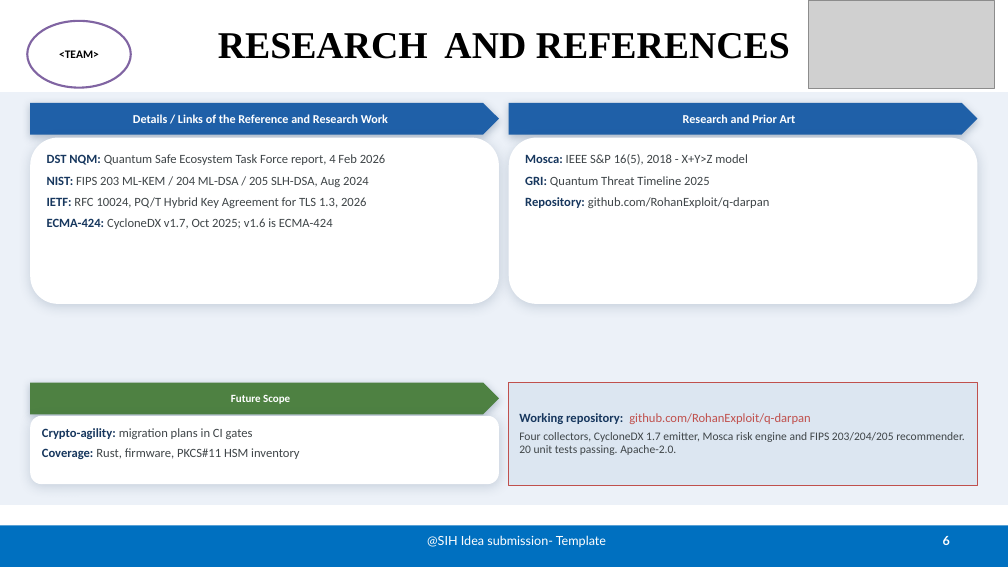
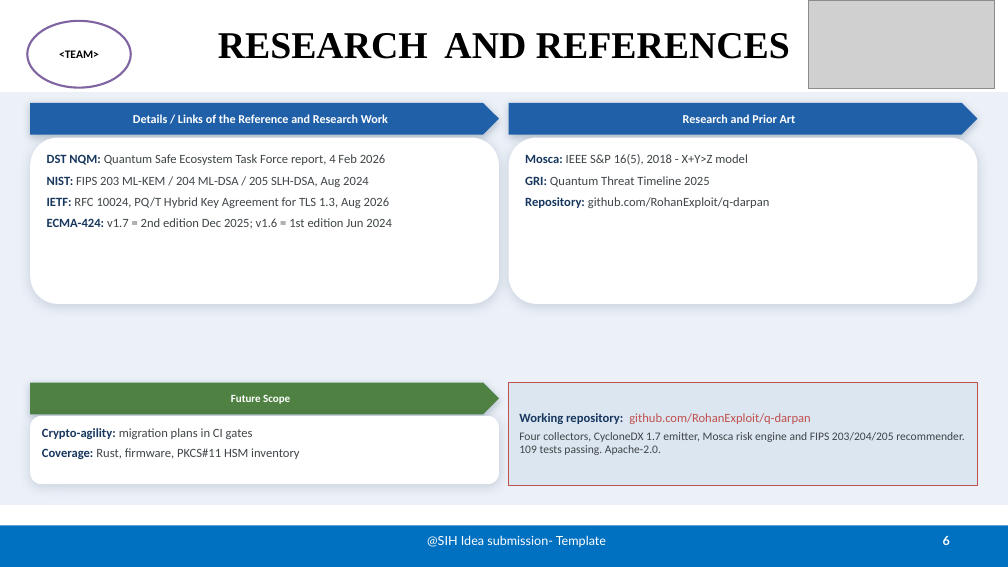
Before and after one commit to RohanExploit/q-darpan, a slide deck: slide 6 of deck/SIH2026_SIH26164_Q-DARPAN.pptx. Drawn at 1008x567 pixels with LibreOffice and Linux fonts; fonts in the diff are those of the drawing; grey boxes stand for pictures. Boxes give left, top, right and bottom in pixels: in the first picture for what was removed or moved away, otherwise in the second. Text is boxed around its words. In the diff, an @@ line names an element or a change of style, - is before the commit and + after.

```diff
--- a/deck/SIH2026_SIH26164_Q-DARPAN.pptx
+++ b/deck/SIH2026_SIH26164_Q-DARPAN.pptx
@@ text in rounded rectangle at (x1=47, y1=197, x2=391, y2=229): text changed @@
-IETF: RFC 10024, PQ/T Hybrid Key Agreement for TLS 1.3, 2026
-ECMA-424: CycloneDX v1.7, Oct 2025; v1.6 is ECMA-424
+IETF: RFC 10024, PQ/T Hybrid Key Agreement for TLS 1.3, Aug 2026
+ECMA-424: v1.7 = 2nd edition Dec 2025; v1.6 = 1st edition Jun 2024
@@ text in rectangle at (x1=519, y1=432, x2=964, y2=455): text changed @@
-Four collectors, CycloneDX 1.7 emitter, Mosca risk engine and FIPS 203/204/205 recommender. 20 unit tests passing. Apache-2.0.
+Four collectors, CycloneDX 1.7 emitter, Mosca risk engine and FIPS 203/204/205 recommender. 109 tests passing. Apache-2.0.
```
Also in this commit, not shown: 2 other slides changed.
